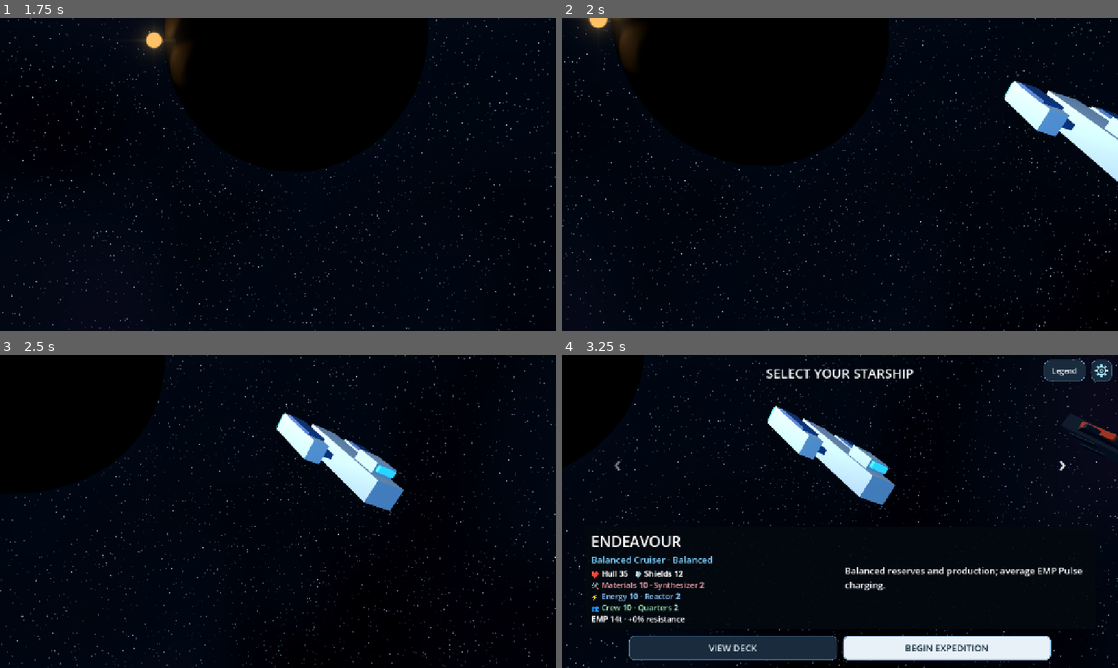
Above: before the commit, frames 1-4 (two rows, left to right).
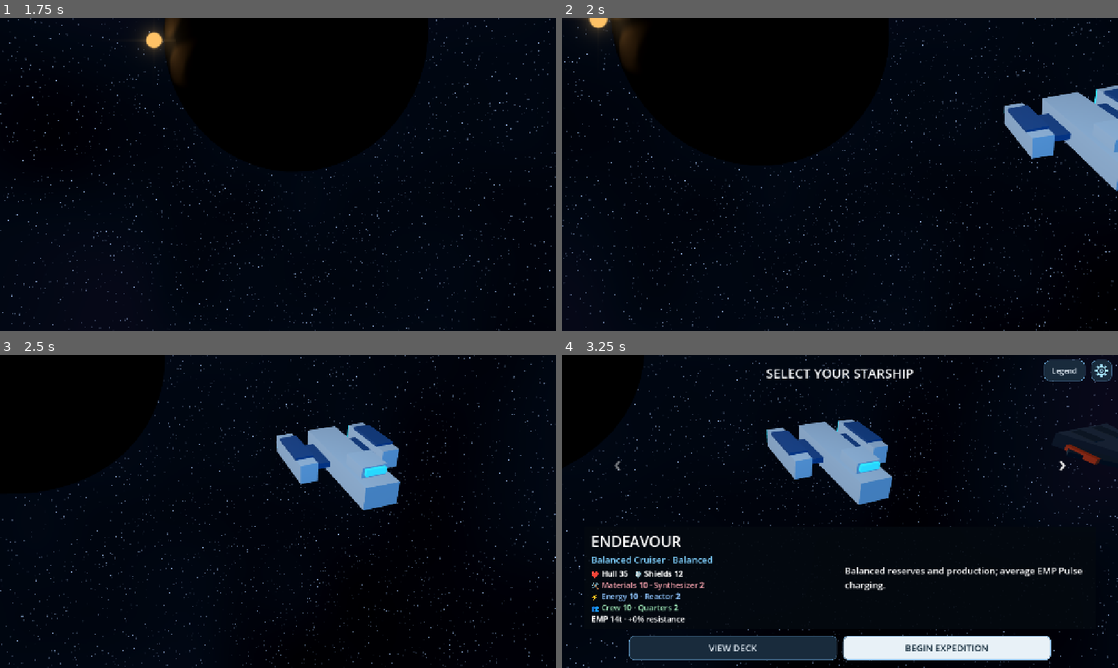
Above: after the commit, the same moments.

Repository: RPGMaster2000/arcospace
Game: Godot game, scene res://scenes/battle_setup.tscn
The game is run twice, just before and just after one commit, with the same random seed, the same clock (stepped at 60 frames per second) and the same inputs. Sound files missing from this copy of the repository are replaced by a short silence.
Inputs (mouse positions are in pixels of both pictures, inside the frame that each line leads up to):
- Up to frame 1 (1.75 s): tap Enter (ui_accept) at 0.5, 0.77 s; move the mouse to (400, 158) at 0.52 s; hold Right (ui_right) 0.53-1.25 s; tap Tab at 0.6 s; click (400, 158) at 0.67 s; drag from (166, 190) to (250, 237) at 1.27 s
- Up to frame 2 (2 s): no input
- Up to frame 3 (2.5 s): move the mouse to (333, 442) at 2.02 s; hold Right (ui_right) from 2.03 s (still down); tap Tab at 2.1 s
- Up to frame 4 (3.25 s): release Right (ui_right) at 2.75 s; drag from (812, 574) to (673, 464) at 2.77 s

Frame 1 is identical in both runs. In frame 2, 4.3% of the frame differs, in the area x 79-100%, y 19-56%; in frame 3, 4.0%; in frame 4, 4.3%.

Commit message:
Keep victory soundtrack through card upgrades and bank fleet ships right

Diff:
--- a/scripts/expedition.gd
+++ b/scripts/expedition.gd
@@ -415,10 +415,10 @@
 			else:
 				start_battle(state.chasedown_index)
 		return
-	get_node("/root/Music").play_starmap()
 	if not state.pending_choice.is_empty():
 		show_outcome()
 		return
+	get_node("/root/Music").play_starmap()
 	return_to_outpost = false
 	_clear("system")
 	if state.hull <= 0:
--- a/scripts/presentation/main_menu_3d.gd
+++ b/scripts/presentation/main_menu_3d.gd
@@ -27,6 +27,8 @@
 @export_range(3, 12) var fleet_spacing: float = 6.2
 @export_range(0, 0.3) var fleet_curvature: float = 0.025
 @export var ship_orientation: Vector3 = Vector3(0, 30, -30)
+## Bank around each ship's own forward (+X) axis, toward its right.
+@export_range(-180, 180) var ship_roll_degrees: float = 30.0
 @export_range(0, 30) var rotation_degrees_per_second: float = 14.0
 @export_range(0.05, 3) var selection_duration: float = 0.55
 @export var framing_offset: Vector3 = Vector3.ZERO
@@ -134,6 +136,7 @@
 		$Fleet.add_child(mount)
 		mount.position = Vector3(fleet_curvature * index * index, 0, -index * fleet_spacing)
 		mount.rotation_degrees = ship_orientation
+		mount.rotate_object_local(Vector3.RIGHT, deg_to_rad(ship_roll_degrees))
 		var model: Node3D = profile.model_scene.instantiate()
 		mount.add_child(model)
 		model.set_hull_color(profile.hull_color)
--- a/tests/cinematic_fleet_test.gd
+++ b/tests/cinematic_fleet_test.gd
@@ -12,6 +12,9 @@
 	check(not menu.settings_button.visible and not menu.get_node("Legend").visible, "Initial black frame has no menu chrome")
 	check(menu.selected_ship == 0 and menu.showcase.models.size() == 6, "Endeavour and six persistent models")
 	check(menu.find_children("*", "SubViewport", true, false).size() == 1, "One shared viewport")
+	var base_basis := Basis.from_euler(menu.showcase.ship_orientation * PI / 180.0)
+	for mount in menu.showcase.models:
+		check(mount.basis.is_equal_approx(base_basis * Basis(Vector3.RIGHT, deg_to_rad(30.0))), "Each ship banks thirty degrees about its own forward axis")
 	menu.showcase.skip_cinematics = true
 	menu.showcase.advance()
 	menu.showcase.advance()
--- /dev/null
+++ b/tests/victory_upgrade_music_test.gd
@@ -0,0 +1,33 @@
+extends SceneTree
+var failures: int = 0
+func check(value: bool, message: String) -> void:
+	if not value:
+		failures += 1
+		push_error(message)
+func _initialize() -> void: call_deferred("run")
+func run() -> void:
+	var host = load("res://scenes/expedition.tscn").instantiate()
+	host.persistence_enabled = false
+	root.add_child(host)
+	current_scene = host
+	host._remove_battle()
+	host.state.active_battle = -1
+	var music = root.get_node("Music")
+	for rank in [0, 1, 2]:
+		var expected: String = "victory_normal" if rank == 0 else "victory_special"
+		host.state.start_upgrade_event(2)
+		music.play_result(true, rank)
+		var original_stream = music.player.stream
+		host.show_system()
+		check(host.view_kind == "outcome" and music.current_track == expected and music.player.stream == original_stream, "Victory survives entering upgrades")
+		var candidate: Resource = host.state.upgrade_candidates()[0]
+		host._upgrade(candidate.identity_key())
+		check(music.current_track == expected and music.player.stream == original_stream, "Victory survives card upgrade without restarting")
+		host._finish_upgrades()
+		check(music.current_track == expected, "Victory continues through reward confirmation")
+		host.show_system()
+		check(music.current_track == "starsystem", "Map music starts only on returning after upgrades")
+	host.queue_free()
+	await process_frame
+	print("Victory upgrade music: %d failures" % failures)
+	quit(1 if failures else 0)
